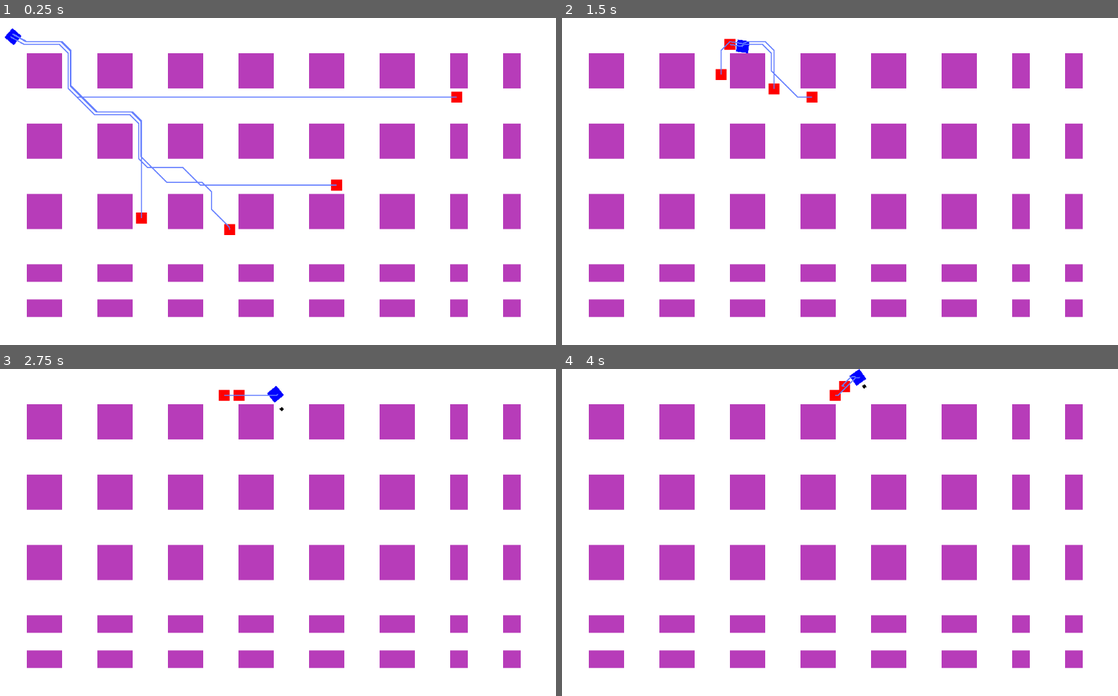
Above: before the commit, frames 1-4 (two rows, left to right).
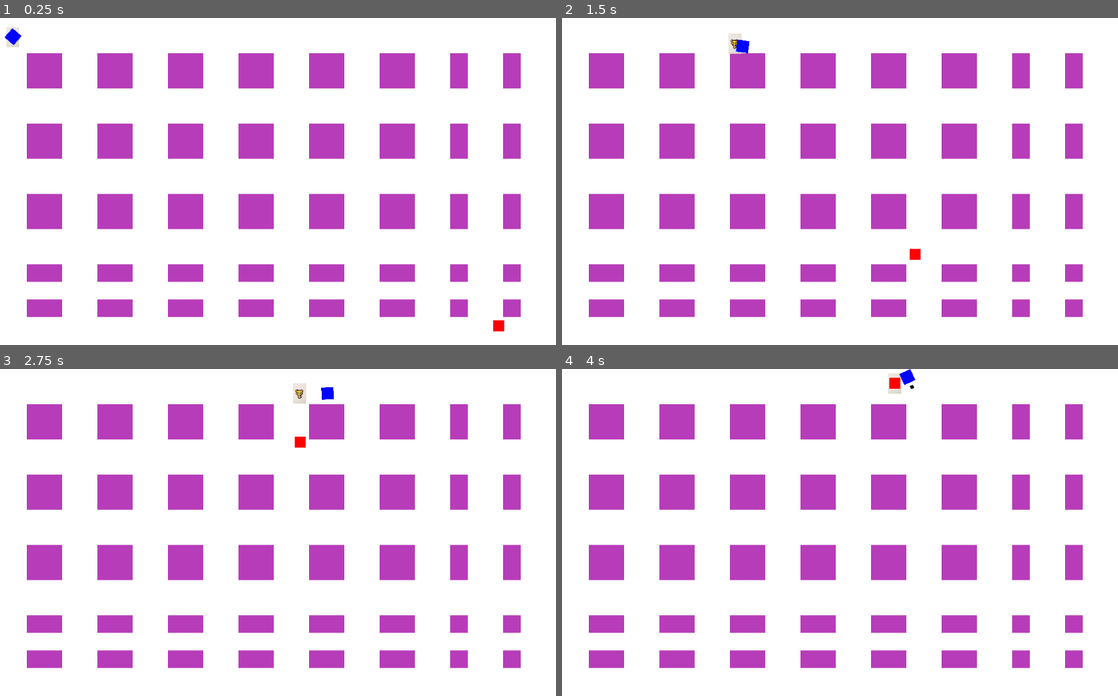
Above: after the commit, the same moments.

Repository: Gr1moire/Keyholder
Game: Godot game, scene res://scenes/main/main.tscn
The game is run twice, just before and just after one commit, with the same random seed, the same clock (stepped at 60 frames per second) and the same inputs. This scene is started directly instead of the project's main scene.
Inputs (mouse positions are in pixels of both pictures, inside the frame that each line leads up to):
- Up to frame 1 (0.25 s): no input
- Up to frame 2 (1.5 s): tap Enter (ui_accept) at 0.5, 0.77 s; move the mouse to (962, 165) at 0.52 s; press the mouse at (962, 165) at 0.53 s; hold Right (right) 0.53-1.28 s; move the mouse to (723, 197) at 1.27 s; release the mouse at (723, 197) at 1.28 s; hold Down (down) from 1.28 s (still down); click (723, 197) at 1.35 s
- Up to frame 3 (2.75 s): tap Enter (ui_accept) at 1.52 s; move the mouse to (328, 460) at 2.02 s; release Down (down) at 2.03 s; press the mouse at (328, 460) at 2.03 s; hold Right (right) from 2.03 s (still down)
- Up to frame 4 (4 s): move the mouse to (806, 601) at 2.77 s; release Right (right) at 2.78 s; release the mouse at (806, 601) at 2.78 s; hold Up (up) 2.78-3.53 s; click (806, 601) at 2.85 s; tap Enter (ui_accept) at 3.02, 3.77 s; move the mouse to (1006, 584) at 3.52 s; press the mouse at (1006, 584) at 3.53 s; hold Left (left) from 3.53 s (still down)

The runs differ from the first frame. In frame 1, 1.5% of the frame differs, in the area x 1-91%, y 2-96%; in frame 2, 0.6%; in frame 3, 0.6%; in frame 4, 0.5%.

Commit message:
player can take key, enemy steal it, and take it back

Diff:
--- a/common/cle/Cle.gd
+++ b/common/cle/Cle.gd
@@ -3,18 +3,20 @@
 # Declare member variables here. Examples:
 var attached_to: Node2D = null
 export(Array, String) var group_to_attach_to = ["Player"]
+var tmp
 
 ## Called when the node enters the scene tree for the first time.
 func _ready():
-	pass
+	Globals.key = self
 
 # Called every frame. 'delta' is the elapsed time since the previous frame.
 func _process(delta):
 	if (attached_to):
-		self.move(attached_to.position, delta)
+		self.move(attached_to.position, delta * 2.3)
 
 func transfer_ownership(body: Node2D):
 	attached_to = body
+	body.has_key = true
 
 func _on_RigidBody2D_body_entered(body: Node2D):
 	for group in group_to_attach_to:
--- a/common/cle/Cle.tscn
+++ b/common/cle/Cle.tscn
@@ -29,8 +29,8 @@
 }
 
 [sub_resource type="CapsuleShape2D" id=1]
-radius = 18.0
-height = 6.0
+radius = 8.0
+height = 2.0
 
 [node name="clé" type="Area2D"]
 script = ExtResource( 2 )
@@ -39,7 +39,7 @@
 anims/UpAndDown = SubResource( 2 )
 
 [node name="Sprite" type="Sprite" parent="."]
-scale = Vector2( 0.0842105, 0.0959079 )
+scale = Vector2( 0.042, 0.048 )
 texture = ExtResource( 1 )
 
 [node name="CollisionShape2D" type="CollisionShape2D" parent="."]
--- a/enemies/enemy/enemy.gd
+++ b/enemies/enemy/enemy.gd
@@ -1,5 +1,46 @@
-extends RigidBody2D
+extends KinematicBody2D
+
+
+export(int) var SPEED: int = 300
+var velocity: Vector2 = Vector2.ZERO
+
+var path: Array = []
+var levelNavigation: Navigation2D = null
+var player = null
+var key
+var has_key: bool = false
+
+func _ready():
+	key = Globals.key
+	var tree = get_tree()
+	if tree.has_group("LevelNavigation"):
+		levelNavigation = tree.get_nodes_in_group("LevelNavigation")[0]
+	if tree.has_group("player"):
+		player = tree.get_nodes_in_group("player")[0]
+
+
+func _physics_process(_delta):
+	if player and levelNavigation:
+		generate_path()
+		navigate()
+	move()
+
+func navigate():
+	if path.size() > 0:
+		velocity = global_position.direction_to(path[1]) * SPEED
+
+		if global_position == path[0]:
+			path.pop_front()
+
+func generate_path():
+	if levelNavigation != null and player != null:
+		path = levelNavigation.get_simple_path(global_position, player.global_position, false)
+
+
+func move():
+	velocity = move_and_slide(velocity)
 
 func _on_Area2D_area_entered(area):
 	if area.is_in_group("bullet"):
 		queue_free()
+		key.attached_to = null
--- a/enemies/enemy/enemy.tscn
+++ b/enemies/enemy/enemy.tscn
@@ -1,6 +1,6 @@
 [gd_scene load_steps=4 format=2]
 
-[ext_resource path="res://common/block/block.gd" type="Script" id=1]
+[ext_resource path="res://enemies/enemy/enemy.gd" type="Script" id=1]
 
 [sub_resource type="RectangleShape2D" id=1]
 extents = Vector2( 11, 11 )
@@ -8,7 +8,7 @@
 [sub_resource type="RectangleShape2D" id=2]
 extents = Vector2( 11, 11 )
 
-[node name="enemy" type="KinematicBody2D" groups=["wall"]]
+[node name="enemy" type="KinematicBody2D" groups=["enemy", "wall"]]
 script = ExtResource( 1 )
 
 [node name="ColorRect" type="ColorRect" parent="."]
@@ -29,7 +29,4 @@
 [node name="CollisionShape2D" type="CollisionShape2D" parent="."]
 shape = SubResource( 2 )
 
-[node name="Line2D" type="Line2D" parent="."]
-width = 2.0
-
 [connection signal="area_entered" from="Area2D" to="." method="_on_Area2D_area_entered"]
--- /dev/null
+++ b/globals/globals.gd
@@ -0,0 +1,4 @@
+extends Node
+
+
+var key
--- a/player/Bullet.gd
+++ b/player/Bullet.gd
@@ -1,6 +1,5 @@
 extends RigidBody2D
 
 func _on_Area2D_body_entered(body):
-	print("je rentre area")
 	if !body.is_in_group("player"):
 		queue_free()
--- a/player/Player.gd
+++ b/player/Player.gd
@@ -10,6 +10,12 @@
 var can_fire = true
 
 var velocity = Vector2.ZERO
+var key
+var has_key: bool = false
+
+func _ready():
+	key = Globals.key
+	pass
 
 func _process(_delta):
 	look_at(get_global_mouse_position())
@@ -39,3 +45,8 @@
 
 func move():
 	velocity = move_and_slide(velocity)
+
+func _on_Area2D_body_entered(body):
+	if body.is_in_group("enemy"):
+		print(body)
+		key.transfer_ownership(body)
--- a/player/Player.tscn
+++ b/player/Player.tscn
@@ -1,9 +1,12 @@
-[gd_scene load_steps=3 format=2]
+[gd_scene load_steps=4 format=2]
 
 [ext_resource path="res://player/Player.gd" type="Script" id=1]
 
 [sub_resource type="RectangleShape2D" id=1]
 extents = Vector2( 11, 11 )
+
+[sub_resource type="RectangleShape2D" id=2]
+extents = Vector2( 13, 13 )
 
 [node name="Player" type="KinematicBody2D" groups=["player"]]
 script = ExtResource( 1 )
@@ -23,3 +26,10 @@
 
 [node name="BulletPoint" type="Node2D" parent="."]
 position = Vector2( 20, 0 )
+
+[node name="Area2D" type="Area2D" parent="."]
+
+[node name="CollisionShape2D" type="CollisionShape2D" parent="Area2D"]
+shape = SubResource( 2 )
+
+[connection signal="body_entered" from="Area2D" to="." method="_on_Area2D_body_entered"]
--- a/project.godot
+++ b/project.godot
@@ -13,6 +13,10 @@
 config/name="The Key of Success"
 run/main_scene="res://common/cle/Cle_playground.tscn"
 config/icon="res://icon.png"
+
+[autoload]
+
+Globals="*res://globals/globals.gd"
 
 [input]
 
--- a/scenes/main/main.tscn
+++ b/scenes/main/main.tscn
@@ -1,9 +1,10 @@
-[gd_scene load_steps=9 format=2]
+[gd_scene load_steps=10 format=2]
 
 [ext_resource path="res://player/Player.tscn" type="PackedScene" id=1]
 [ext_resource path="res://enemies/enemy/enemy.tscn" type="PackedScene" id=2]
 [ext_resource path="res://assets/temporary/blanc.png" type="Texture" id=3]
 [ext_resource path="res://assets/temporary/purple.png" type="Texture" id=4]
+[ext_resource path="res://common/cle/Cle.tscn" type="PackedScene" id=5]
 
 [sub_resource type="ConvexPolygonShape2D" id=3]
 points = PoolVector2Array( 0, 0, 32, 0, 32, 32, 0, 32 )
@@ -84,7 +85,7 @@
 cell_size = Vector2( 32, 32 )
 cell_custom_transform = Transform2D( 32, 0, 0, 32, 0, 0 )
 format = 1
-tile_data = PoolIntArray( -1, 0, 0, -65536, 0, 0, -65535, 0, …(649 unchanged characters)…  0, 0, 131095, 0, 0, 131098, 0, 0, 131100, 0, 0, 131101, 0, 0, 131104, 0, 0, 262143, 0, 0, 196 …(2334 unchanged characters)…
+tile_data = PoolIntArray( -1, 0, 0, -65536, 0, 0, -65535, 0, …(649 unchanged characters)…  0, 0, 131095, 0, 0, 131098, 0, 0, 131101, 0, 0, 131104, 0, 0, 262143, 0, 0, 196 …(2334 unchanged characters)…
 
 [node name="LevelNavigation" type="Navigation2D" parent="." groups=["LevelNavigation"]]
 
@@ -95,17 +96,11 @@
 format = 1
 tile_data = PoolIntArray( 0, 0, 0, 1, 0, 0, 2, 0, 0, 3, 0, 0, 4, 0, 0, 5, 0, 0, 6, 0, 0, 7, 0, 0, 8, 0, 0, 9, 0, 0, 10, …(6763 unchanged characters)…
 
-[node name="Player" parent="." instance=ExtResource( 1 )]
+[node name="clé" parent="." groups=["key"] instance=ExtResource( 5 )]
+position = Vector2( 35, 41 )
+
+[node name="Player" parent="." groups=["Player"] instance=ExtResource( 1 )]
 position = Vector2( 39, 34 )
 
 [node name="enemy" parent="." instance=ExtResource( 2 )]
-position = Vector2( 285, 424 )
-
-[node name="enemy2" parent="." instance=ExtResource( 2 )]
-position = Vector2( 476, 428 )
-
-[node name="enemy3" parent="." instance=ExtResource( 2 )]
-position = Vector2( 696, 302 )
-
-[node name="enemy4" parent="." instance=ExtResource( 2 )]
-position = Vector2( 904, 158 )
+position = Vector2( 985, 576 )
